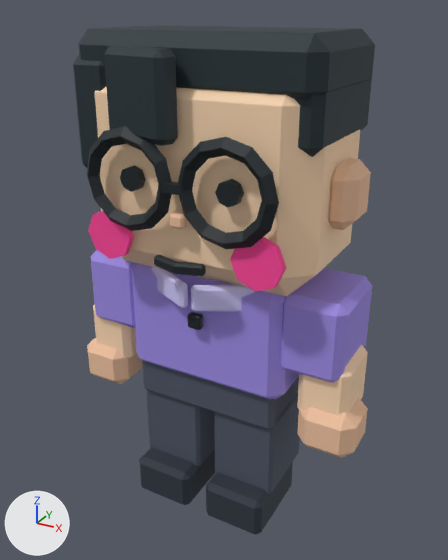
An edit to the glTF model 06_VOXEL_CHARACTER_LAB/public/models/yametaro.glb, drawn before and after from the same camera.
Rendered twice from a 50 mm lens placed at (1.217, -2.209, 2.218), pointed at (0.012, -0.018, 1.122). Arrows for +X, +Y and +Z are at lower left; the lights stay in place. The first picture is the older version. Where no turn or scale is listed for an object, it has been applied to the vertices.

Objects in the first picture: 'YametaroVoxel_BangCenter', 'YametaroVoxel_Cheek_-1', 'YametaroVoxel_Cheek_1', 'YametaroVoxel_Eye_-1', 'YametaroVoxel_Eye_1', 'YametaroVoxel_GlassesBridge', 'YametaroVoxel_Glasses_-1', 'YametaroVoxel_Glasses_1', 'YametaroVoxel_HairCap', 'YametaroVoxel_HairRight', 'YametaroVoxel_Head', 'YametaroVoxel_Nose', 'YametaroVoxel_PantsLeg_-1', 'YametaroVoxel_PantsLeg_1', 'YametaroVoxel_PrimarySleeve', 'YametaroVoxel_Shoe_1', 'YametaroVoxel_SmileLeft', 'YametaroVoxel_SmileRight', 'YametaroVoxel_Torso', 'YametaroVoxel_Waist' and 11 more.
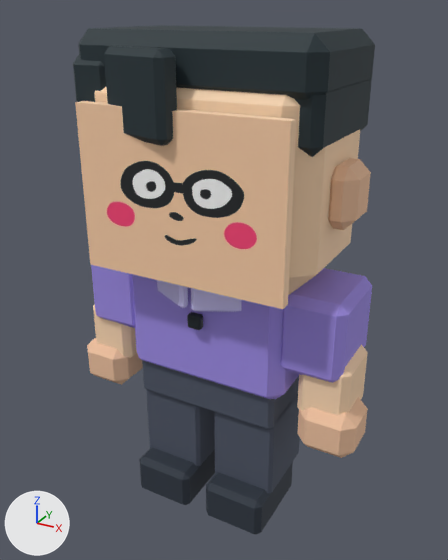
Location of each change, [x1, y1, x2, y2] in pixels of the pictures (448 x 560 px):
'YametaroVoxel_FacePanel', added (beige)
    after: [75, 101, 296, 309]
'YametaroVoxel_Glasses_1', deleted (black)
    before: [178, 137, 279, 249]
'YametaroVoxel_Glasses_-1', deleted (black)
    before: [87, 126, 172, 231]
'YametaroVoxel_Cheek_1', deleted (pink)
    before: [230, 237, 286, 292]
'YametaroVoxel_Cheek_-1', deleted (pink)
    before: [88, 211, 134, 259]
'YametaroVoxel_Eye_1', deleted (black)
    before: [215, 179, 244, 208]
'YametaroVoxel_Eye_-1', deleted (black)
    before: [120, 165, 146, 192]
'YametaroVoxel_SmileRight', deleted
    before: [173, 262, 206, 276]
'YametaroVoxel_Nose', deleted
    before: [169, 212, 186, 229]
'YametaroVoxel_SmileLeft', deleted
    before: [154, 255, 176, 273]
'YametaroVoxel_GlassesBridge', deleted
    before: [159, 182, 184, 196]
'YametaroVoxel_Head', unchanged, covered by the edit
    before: [95, 87, 360, 296]
    after: [95, 87, 360, 295]

The change, as a list of edits to the scene's bpy script:
```text
Add img_yametaro_face_albedo:
    img_yametaro_face_albedo = load_image('yametaro_face_albedo', '_unpacked/yametaro_face_albedo', 1254, 1254, 'sRGB')
Add mat_yametarovoxel_facesurface:
    mat_yametarovoxel_facesurface = principled_material('YametaroVoxel_FaceSurface')
    mat_yametarovoxel_facesurface.texture = img_yametaro_face_albedo
    mat_yametarovoxel_facesurface.roughness = 0.72
Add me_cube_022_1:
    me_cube_022_1.from_pydata(...)  # 8 vertices, 12 faces; spans x -0.44..0.44, y -0.022..0.022, z -0.33..0.33
    # faces by material slot: [10, 2]
    me_cube_022_1.materials.append(mat_yametarovoxel_skin)  # beige #ffdbb6
    me_cube_022_1.materials.append(mat_yametarovoxel_facesurface)  # picture img_yametaro_face_albedo
Remove ob_yametarovoxel_cheek__1:
    ob_yametarovoxel_cheek__1 = bpy.data.objects.new('YametaroVoxel_Cheek_-1', me_cylinder_001)
    ob_yametarovoxel_cheek__1.location = (-0.33, -0.346, 1.38)
Remove ob_yametarovoxel_cheek_1:
    ob_yametarovoxel_cheek_1 = bpy.data.objects.new('YametaroVoxel_Cheek_1', me_cylinder_003)
    ob_yametarovoxel_cheek_1.location = (0.33, -0.346, 1.38)
Remove ob_yametarovoxel_eye__1:
    ob_yametarovoxel_eye__1 = bpy.data.objects.new('YametaroVoxel_Eye_-1', me_cylinder)
    ob_yametarovoxel_eye__1.location = (-0.21, -0.337, 1.62)
Remove ob_yametarovoxel_eye_1:
    ob_yametarovoxel_eye_1 = bpy.data.objects.new('YametaroVoxel_Eye_1', me_cylinder_002)
    ob_yametarovoxel_eye_1.location = (0.21, -0.337, 1.62)
Remove ob_yametarovoxel_glasses__1:
    ob_yametarovoxel_glasses__1 = bpy.data.objects.new('YametaroVoxel_Glasses_-1', me_torus)
    ob_yametarovoxel_glasses__1.location = (-0.21, -0.365, 1.62)
Remove ob_yametarovoxel_glasses_1:
    ob_yametarovoxel_glasses_1 = bpy.data.objects.new('YametaroVoxel_Glasses_1', me_torus_001)
    ob_yametarovoxel_glasses_1.location = (0.21, -0.365, 1.62)
Remove ob_yametarovoxel_glassesbridge:
    ob_yametarovoxel_glassesbridge = bpy.data.objects.new('YametaroVoxel_GlassesBridge', me_cube_022)
    ob_yametarovoxel_glassesbridge.location = (0.0, -0.376, 1.62)
Remove ob_yametarovoxel_nose:
    ob_yametarovoxel_nose = bpy.data.objects.new('YametaroVoxel_Nose', me_cube_023)
    ob_yametarovoxel_nose.location = (0.0, -0.355, 1.49)
Remove ob_yametarovoxel_smileleft:
    ob_yametarovoxel_smileleft = bpy.data.objects.new('YametaroVoxel_SmileLeft', me_cube_024)
    ob_yametarovoxel_smileleft.location = (-0.05, -0.365, 1.31)
Remove ob_yametarovoxel_smileright:
    ob_yametarovoxel_smileright = bpy.data.objects.new('YametaroVoxel_SmileRight', me_cube_025)
    ob_yametarovoxel_smileright.location = (0.05, -0.365, 1.31)
Add ob_yametarovoxel_facepanel:
    ob_yametarovoxel_facepanel = bpy.data.objects.new('YametaroVoxel_FacePanel', me_cube_022_1)
    ob_yametarovoxel_facepanel.location = (0.0, -0.338, 1.56)
```
